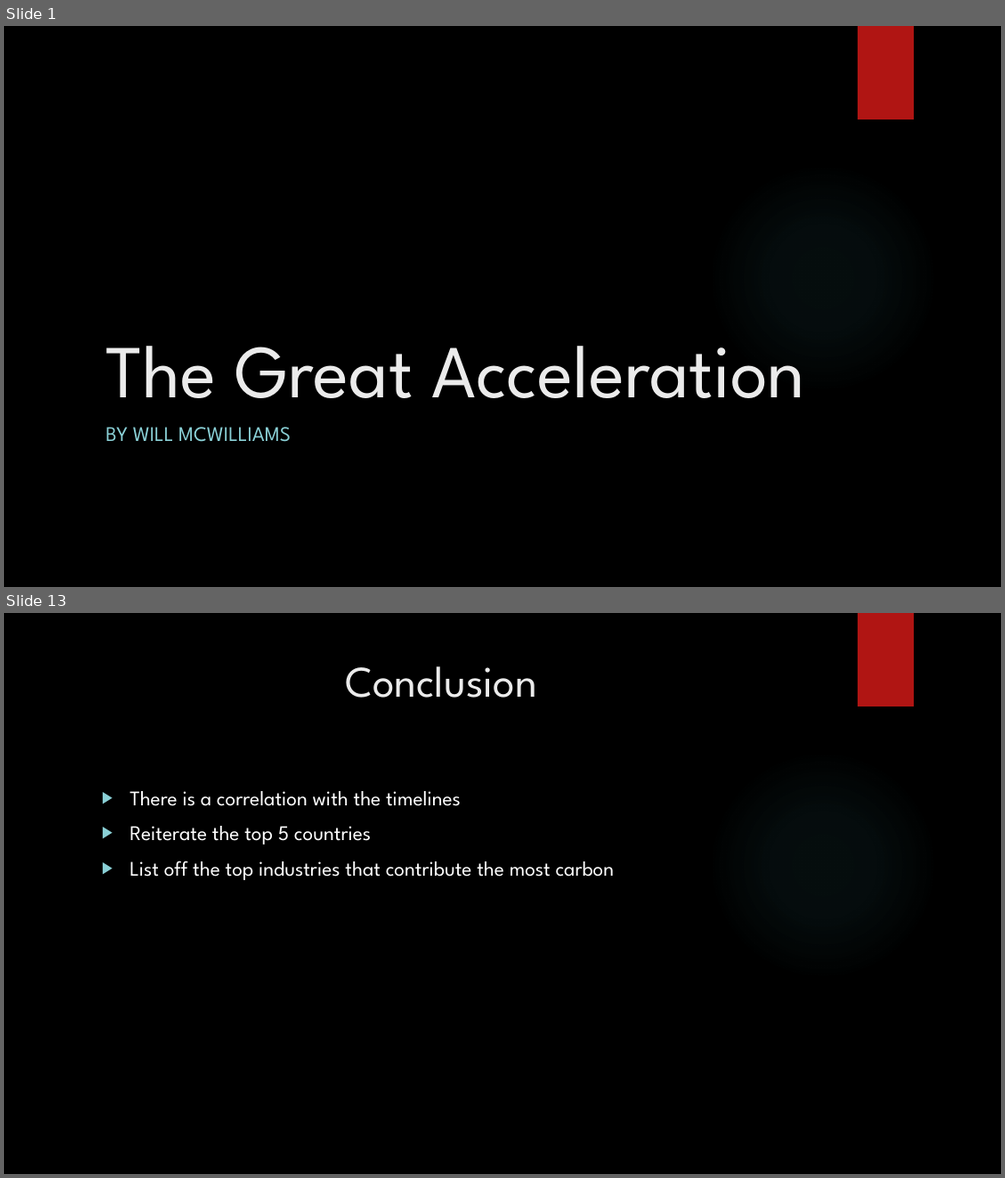
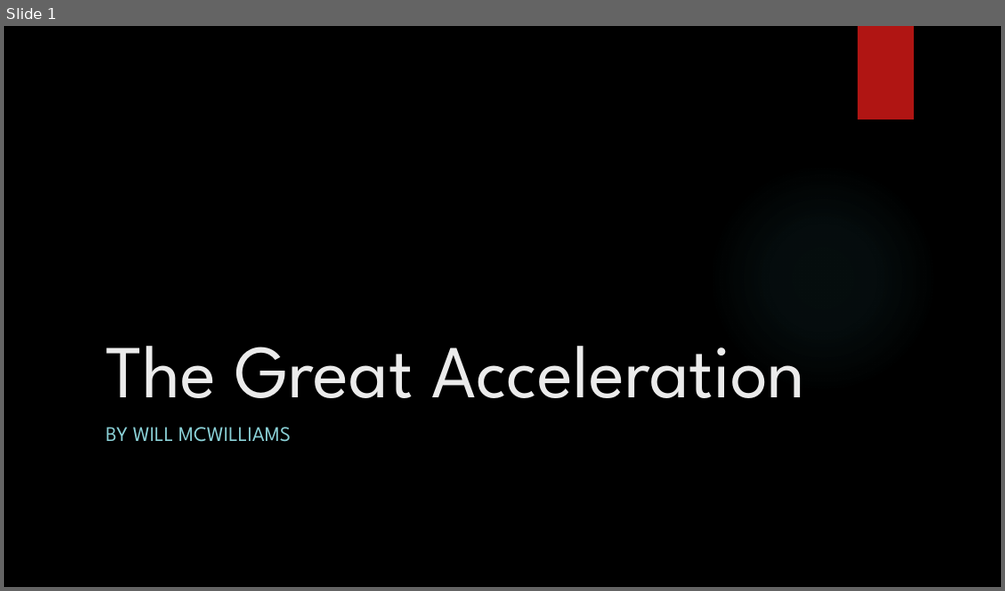
Before and after one commit to WMcWilliams15/NSS-Capstone, a slide deck: Power_Point/The Great Acceleration.pptx. Shown one above the other, each under a label of ours: slides 1 and 13 before the commit, slide 1 after it; the slides between them are not shown. The pictures are 1005x1178 and 1005x591 pixels, drawn with LibreOffice and Linux fonts; fonts in the diff are those of the drawing; background and template pictures are left out. Boxes give left, top, right and bottom in pixels: in the first picture for what was removed or moved away, otherwise in the second. Text is boxed around its words. In the diff, an @@ line names an element or a change of style, - is before the commit and + after.

```diff
--- a/Power_Point/The Great Acceleration.pptx
+++ b/Power_Point/The Great Acceleration.pptx
@@ slide 13 removed at [4, 613, 1001, 1174], background picture (left out); not listed: 2 template elements that a slide beside it also shows @@
@@ title removed at [346, 666, 537, 698] @@
-Conclusion
@@ text removed at [129, 791, 615, 880] @@
-▶ There is a correlation with the timelines
-▶ Reiterate the top 5 countries
-▶ List off the top industries that contribute the most carbon
```
Also in this commit, not shown: 9 slides changed, 5 slides added, 3 other slides removed, 2 other files.
